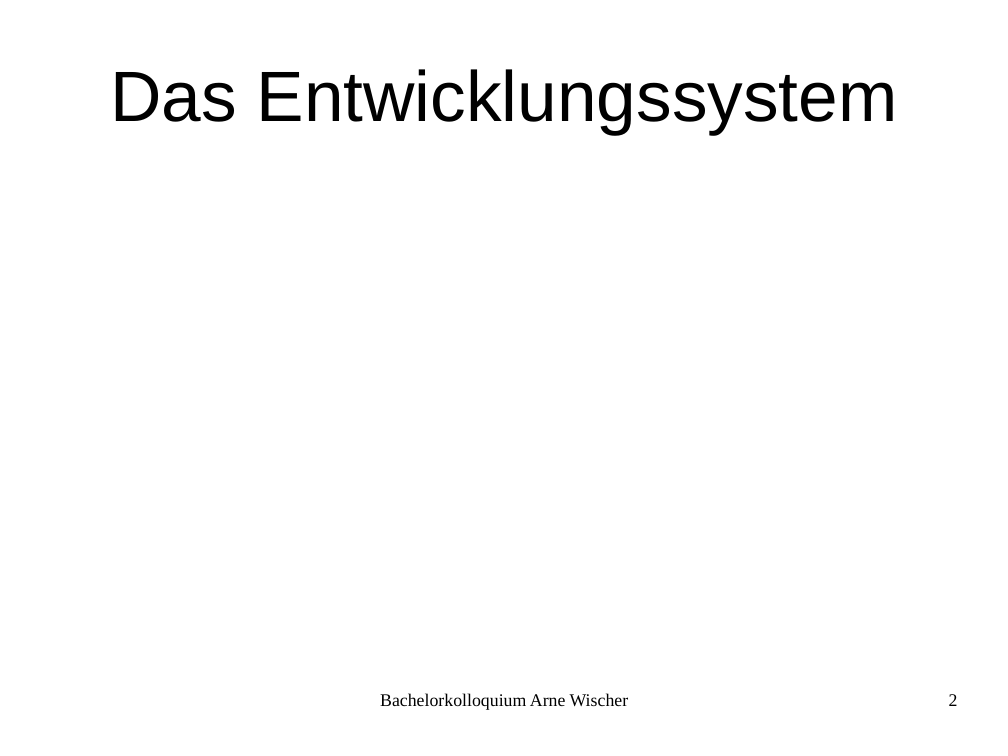
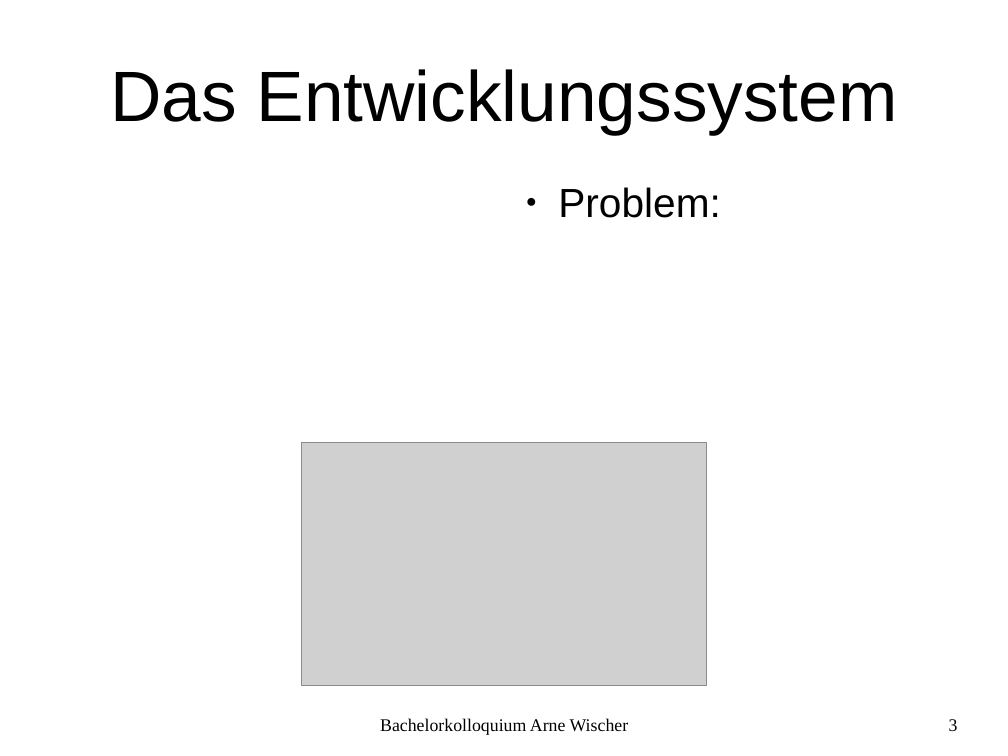
Before and after one commit to fettlaus/Kolloq, a slide deck: slide 3 of Kolloq.odp (slide 2 before the commit). Drawn at 1008x756 pixels with LibreOffice and Linux fonts; fonts in the diff are those of the drawing; grey boxes stand for pictures; background and template pictures are left out. Boxes give left, top, right and bottom in pixels: in the first picture for what was removed or moved away, otherwise in the second. Text is boxed around its words. In the diff, an @@ line names an element or a change of style, - is before the commit and + after.

```diff
--- a/Kolloq.odp
+++ b/Kolloq.odp
@@ text added at box(558, 187, 721, 218), 32 pt, text #000000 @@
+● Problem:
@@ picture added at box(302, 443, 706, 685) @@
@@ text "Bachelorkolloquium Arne Wischer": place and size @@
-text "Bachelorkolloquium Arne Wischer" at box(380, 693, 629, 710)
+text "Bachelorkolloquium Arne Wischer" at box(380, 718, 629, 735)
@@ page number removed at box(949, 694, 958, 706) @@
-2
@@ page number added at box(949, 719, 958, 731), 14 pt, text #000000 @@
+3
```
Also in this commit, not shown: 11 other slides changed, 2 slides added, 2 slides removed.
